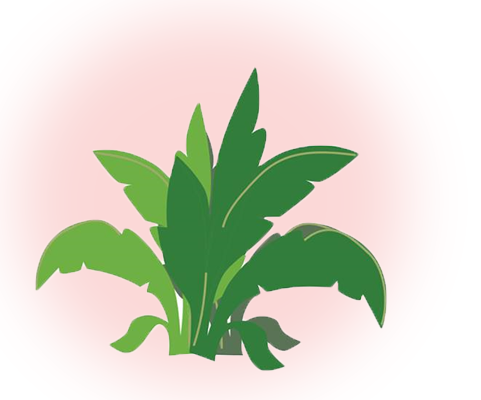
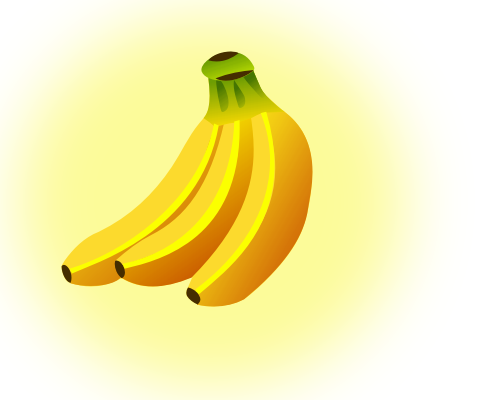
Comparing the layer stacks of the two w=481, h=400 images. Changes:
hid "Layer 1" over (35, 66, 387, 371)
added layer "Layer 2" above "Ellipse 1" over (61, 51, 313, 307)
painted on "Ellipse 1" over (17, 16, 404, 387)
